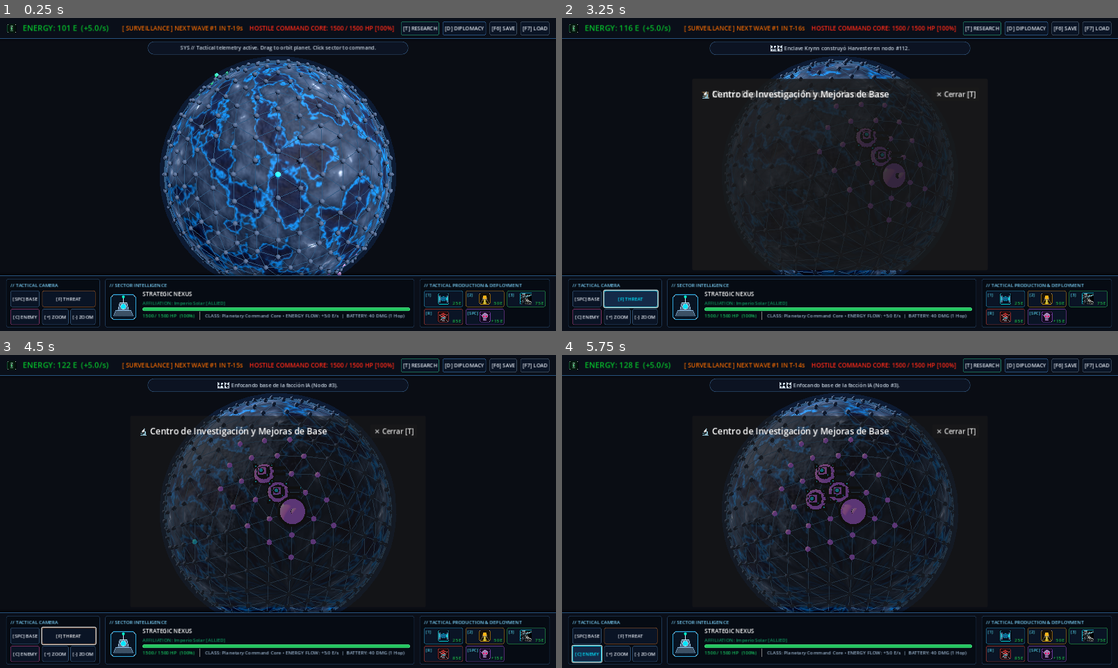
Above: before the commit, frames 1-4 (two rows, left to right).
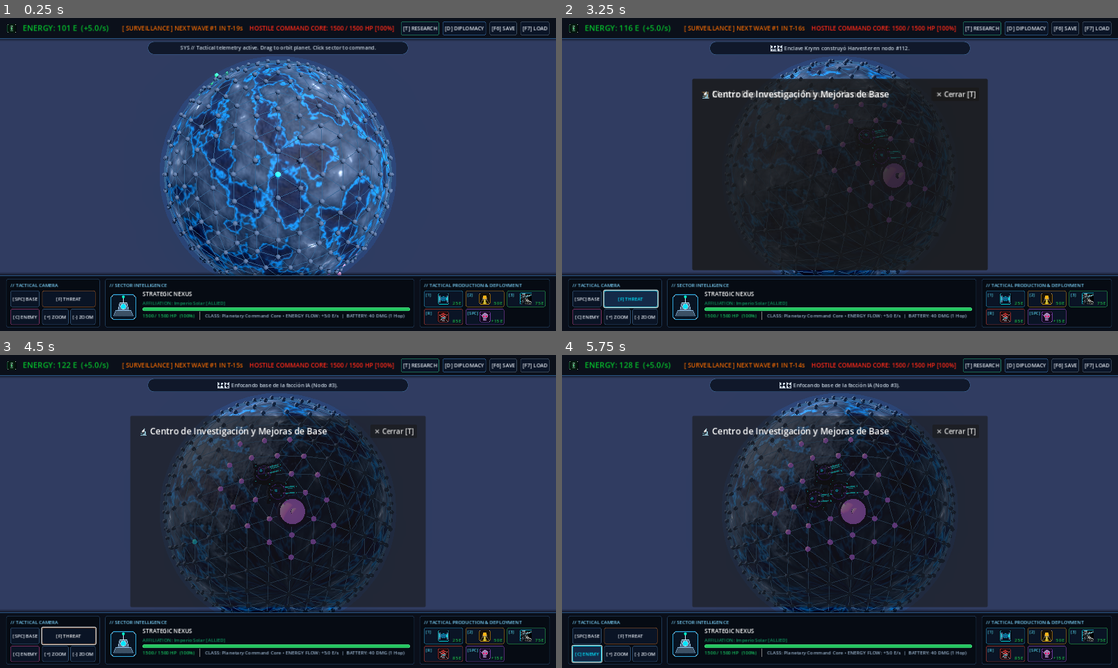
Above: after the commit, the same moments.

Repository: omarneyra/invassion
Game: Godot game, scene res://scenes/main.tscn
Same seed, same stepped clock (60 frames per second), same inputs: the game is played once before the commit and once after it.
Inputs (mouse positions are in pixels of both pictures, inside the frame that each line leads up to):
- Up to frame 1 (0.25 s): no input
- Up to frame 2 (3.25 s): click "[T] RESEARCH" at 0.5 s; click "[D] DIPLOMACY" at 1.25 s; click "[SPC] BASE" at 2 s; click "[F] THREAT" at 2.75 s
- Up to frame 3 (4.5 s): tap Enter at 3.5 s; move the mouse to (400, 495) at 3.52 s; hold D 3.53-4.25 s; tap B at 3.6 s; click (400, 495) at 3.67 s; tap Space at 3.77 s; drag from (166, 527) to (250, 574) at 4.27 s
- Up to frame 4 (5.75 s): click "[C] ENEMY" at 5 s

The runs differ from the first frame. In frame 1, 51% of the frame differs, in the area x 0-100%, y 6-83%; in frame 2, 40%; in frame 3, 50%; in frame 4, 51%.
Error in both runs: Invalid call. Nonexistent function 'add_theme_constants_override' in base 'HBoxContainer'. (res://scenes/main.gd:1091)

Commit message:
feat(graphics): elevate turret twin railguns at 28 deg with PBR materials and glow bloom

Diff:
--- a/project.godot
+++ b/project.godot
@@ -19,10 +19,10 @@
 
 window/size/viewport_width=1280
 window/size/viewport_height=720
+window/stretch/mode="canvas_items"
+window/stretch/aspect="expand"
 window/size/min_width=960
 window/size/min_height=540
-window/stretch/mode="canvas_items"
-window/stretch/aspect="expand"
 
 [rendering]
 
--- a/scenes/main.tscn
+++ b/scenes/main.tscn
@@ -9,6 +9,9 @@
 background_color = Color(0.04, 0.05, 0.08, 1)
 ambient_light_source = 2
 ambient_light_color = Color(0.3, 0.35, 0.45, 1)
+glow_enabled = true
+glow_bloom = 0.25
+glow_blend_mode = 0
 
 [sub_resource type="StyleBoxFlat" id="StyleBox_TopBar"]
 content_margin_left = 16.0
@@ -357,9 +360,8 @@
 layout_mode = 2
 size_flags_horizontal = 3
 size_flags_vertical = 3
+icon_alignment = 1
 expand_icon = true
-icon_alignment = 1
-vertical_icon_alignment = 1
 
 [node name="BadgeHotkey" type="Label" parent="HUD/BottomConsole/HBox/CommandBay/VBox/CommandGrid/BtnWall"]
 layout_mode = 1
@@ -367,7 +369,6 @@
 offset_top = 2.0
 offset_right = 32.0
 offset_bottom = 16.0
-mouse_filter = 2
 theme_override_colors/font_color = Color(0.35, 0.85, 1, 1)
 theme_override_colors/font_shadow_color = Color(0, 0, 0, 0.95)
 theme_override_constants/shadow_offset_x = 1
@@ -388,7 +389,6 @@
 offset_bottom = -2.0
 grow_horizontal = 0
 grow_vertical = 0
-mouse_filter = 2
 theme_override_colors/font_color = Color(0.2, 0.95, 0.45, 1)
 theme_override_colors/font_shadow_color = Color(0, 0, 0, 0.95)
 theme_override_constants/shadow_offset_x = 1
@@ -401,9 +401,8 @@
 layout_mode = 2
 size_flags_horizontal = 3
 size_flags_vertical = 3
+icon_alignment = 1
 expand_icon = true
-icon_alignment = 1
-vertical_icon_alignment = 1
 
 [node name="BadgeHotkey" type="Label" parent="HUD/BottomConsole/HBox/CommandBay/VBox/CommandGrid/BtnHarvester"]
 layout_mode = 1
@@ -411,7 +410,6 @@
 offset_top = 2.0
 offset_right = 32.0
 offset_bottom = 16.0
-mouse_filter = 2
 theme_override_colors/font_color = Color(0.35, 0.85, 1, 1)
 theme_override_colors/font_shadow_color = Color(0, 0, 0, 0.95)
 theme_override_constants/shadow_offset_x = 1
@@ -432,7 +430,6 @@
 offset_bottom = -2.0
 grow_horizontal = 0
 grow_vertical = 0
-mouse_filter = 2
 theme_override_colors/font_color = Color(0.2, 0.95, 0.45, 1)
 theme_override_colors/font_shadow_color = Color(0, 0, 0, 0.95)
 theme_override_constants/shadow_offset_x = 1
@@ -445,9 +442,8 @@
 layout_mode = 2
 size_flags_horizontal = 3
 size_flags_vertical = 3
+icon_alignment = 1
 expand_icon = true
-icon_alignment = 1
-vertical_icon_alignment = 1
 
 [node name="BadgeHotkey" type="Label" parent="HUD/BottomConsole/HBox/CommandBay/VBox/CommandGrid/BtnTurret"]
 layout_mode = 1
@@ -455,7 +451,6 @@
 offset_top = 2.0
 offset_right = 32.0
 offset_bottom = 16.0
-mouse_filter = 2
 theme_override_colors/font_color = Color(0.35, 0.85, 1, 1)
 theme_override_colors/font_shadow_color = Color(0, 0, 0, 0.95)
 theme_override_constants/shadow_offset_x = 1
@@ -476,7 +471,6 @@
 offset_bottom = -2.0
 grow_horizontal = 0
 grow_vertical = 0
-mouse_filter = 2
 theme_override_colors/font_color = Color(0.2, 0.95, 0.45, 1)
 theme_override_colors/font_shadow_color = Color(0, 0, 0, 0.95)
 theme_override_constants/shadow_offset_x = 1
@@ -489,9 +483,8 @@
 layout_mode = 2
 size_flags_horizontal = 3
 size_flags_vertical = 3
+icon_alignment = 1
 expand_icon = true
-icon_alignment = 1
-vertical_icon_alignment = 1
 
 [node name="BadgeHotkey" type="Label" parent="HUD/BottomConsole/HBox/CommandBay/VBox/CommandGrid/BtnAssault"]
 layout_mode = 1
@@ -499,7 +492,6 @@
 offset_top = 2.0
 offset_right = 32.0
 offset_bottom = 16.0
-mouse_filter = 2
 theme_override_colors/font_color = Color(0.35, 0.85, 1, 1)
 theme_override_colors/font_shadow_color = Color(0, 0, 0, 0.95)
 theme_override_constants/shadow_offset_x = 1
@@ -520,7 +512,6 @@
 offset_bottom = -2.0
 grow_horizontal = 0
 grow_vertical = 0
-mouse_filter = 2
 theme_override_colors/font_color = Color(0.2, 0.95, 0.45, 1)
 theme_override_colors/font_shadow_color = Color(0, 0, 0, 0.95)
 theme_override_constants/shadow_offset_x = 1
@@ -533,9 +524,8 @@
 layout_mode = 2
 size_flags_horizontal = 3
 size_flags_vertical = 3
+icon_alignment = 1
 expand_icon = true
-icon_alignment = 1
-vertical_icon_alignment = 1
 
 [node name="BadgeHotkey" type="Label" parent="HUD/BottomConsole/HBox/CommandBay/VBox/CommandGrid/BtnWave"]
 layout_mode = 1
@@ -543,7 +533,6 @@
 offset_top = 2.0
 offset_right = 36.0
 offset_bottom = 16.0
-mouse_filter = 2
 theme_override_colors/font_color = Color(0.35, 0.85, 1, 1)
 theme_override_colors/font_shadow_color = Color(0, 0, 0, 0.95)
 theme_override_constants/shadow_offset_x = 1
@@ -564,7 +553,6 @@
 offset_bottom = -2.0
 grow_horizontal = 0
 grow_vertical = 0
-mouse_filter = 2
 theme_override_colors/font_color = Color(0.85, 0.5, 1, 1)
 theme_override_colors/font_shadow_color = Color(0, 0, 0, 0.95)
 theme_override_constants/shadow_offset_x = 1
--- a/scenes/planet_view.gd
+++ b/scenes/planet_view.gd
@@ -151,25 +151,29 @@
 	mat_base_glow.normal_texture = panel_normal
 
 	mat_turret = StandardMaterial3D.new()
-	mat_turret.albedo_color = Color("#1e2530")
-	mat_turret.metallic = 0.88
-	mat_turret.roughness = 0.32
+	mat_turret.albedo_color = Color("#384252")
+	mat_turret.metallic = 0.85
+	mat_turret.roughness = 0.28
 	mat_turret.cull_mode = BaseMaterial3D.CULL_DISABLED
 	mat_turret.normal_enabled = true
 	mat_turret.normal_texture = panel_normal
+	mat_turret.rim_enabled = true
+	mat_turret.rim = 0.45
+	mat_turret.rim_tint = 0.5
+	mat_turret.rim_color = Color("#94a3b8")
 
 	mat_railgun_glow = StandardMaterial3D.new()
 	mat_railgun_glow.shading_mode = StandardMaterial3D.SHADING_MODE_UNSHADED
-	mat_railgun_glow.albedo_color = Color("#00e5ff")
+	mat_railgun_glow.albedo_color = Color("#00f5ff")
 	mat_railgun_glow.cull_mode = BaseMaterial3D.CULL_DISABLED
 
 	mat_optics = StandardMaterial3D.new()
-	mat_optics.albedo_color = Color("#061325")
+	mat_optics.albedo_color = Color("#081528")
 	mat_optics.metallic = 0.95
-	mat_optics.roughness = 0.08
+	mat_optics.roughness = 0.05
 	mat_optics.emission_enabled = true
 	mat_optics.emission = Color("#00b4d8")
-	mat_optics.emission_energy_multiplier = 1.2
+	mat_optics.emission_energy_multiplier = 1.0
 	mat_optics.cull_mode = BaseMaterial3D.CULL_DISABLED
 
 	mat_harvester = StandardMaterial3D.new()
@@ -361,6 +365,30 @@
 			mat.emission = col.darkened(0.15)
 
 	return _faction_materials[faction_id]
+
+func get_faction_armor_material(faction_id: int, color_hex: String = "") -> StandardMaterial3D:
+	var def_color = "#15803d" if faction_id == 1 else "#6b21a8"
+	var col_str = color_hex if color_hex != "" else def_color
+	var col = Color(col_str)
+	var key = "armor_" + str(faction_id)
+
+	if not _faction_materials.has(key):
+		var mat = StandardMaterial3D.new()
+		mat.albedo_color = col
+		mat.metallic = 0.75
+		mat.roughness = 0.35
+		mat.cull_mode = BaseMaterial3D.CULL_DISABLED
+		mat.rim_enabled = true
+		mat.rim = 0.4
+		mat.rim_tint = 0.5
+		mat.rim_color = col.lightened(0.25)
+		_faction_materials[key] = mat
+	elif color_hex != "":
+		var mat = _faction_materials[key]
+		if mat.albedo_color != col:
+			mat.albedo_color = col
+
+	return _faction_materials[key]
 
 func update_visuals(world_state: Dictionary, factions_state: Variant = null) -> void:
 	current_world_state = world_state
@@ -476,8 +504,9 @@
 	elif btype == "turret":
 		var mi = MeshInstance3D.new()
 		mi.mesh = MESH_TURRET
+		var fact_armor = get_faction_armor_material(faction_id, color_hex)
 		mi.set_surface_override_material(0, mat_turret)
-		mi.set_surface_override_material(1, fact_mat)
+		mi.set_surface_override_material(1, fact_armor)
 		mi.set_surface_override_material(2, mat_railgun_glow)
 		mi.set_surface_override_material(3, mat_optics)
 		root.add_child(mi)
Not shown, changed: assets/models/turret.mtl
Not shown, changed: assets/models/turret.obj
Not shown, changed: tools/generate_turret_model.py
